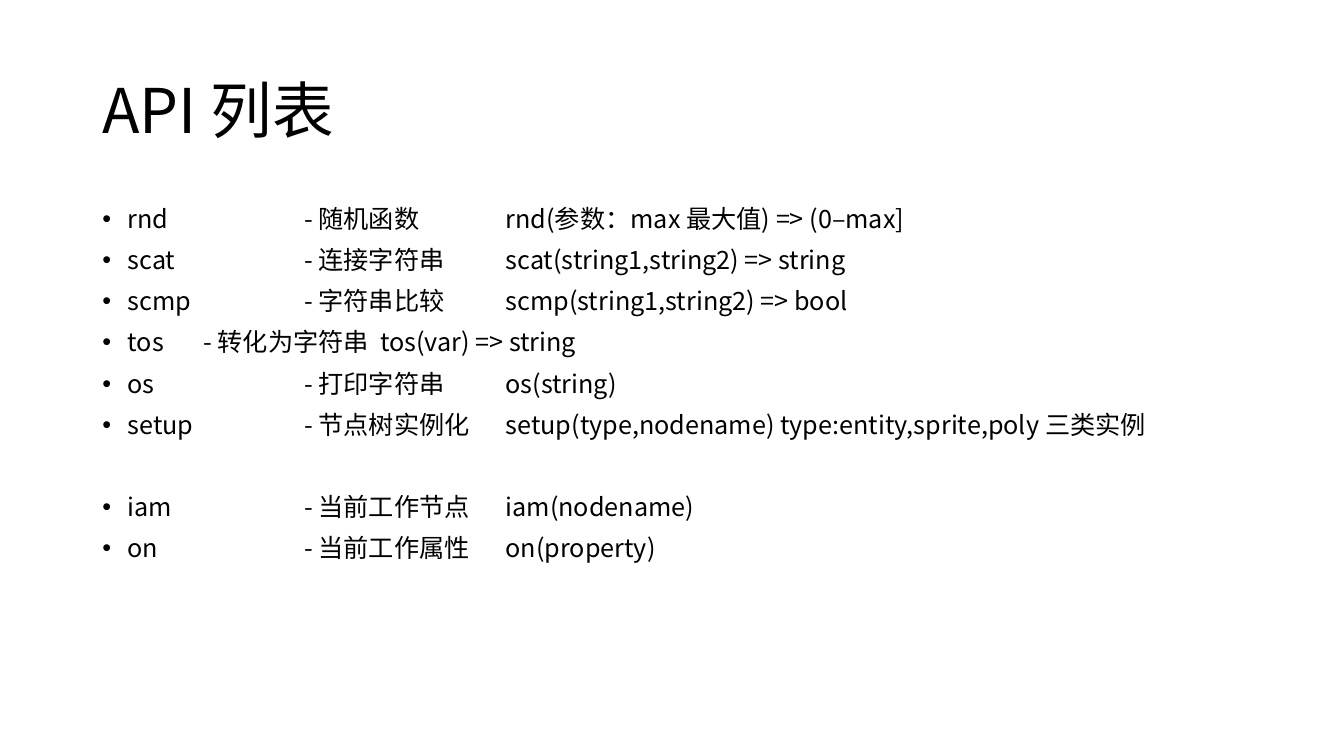
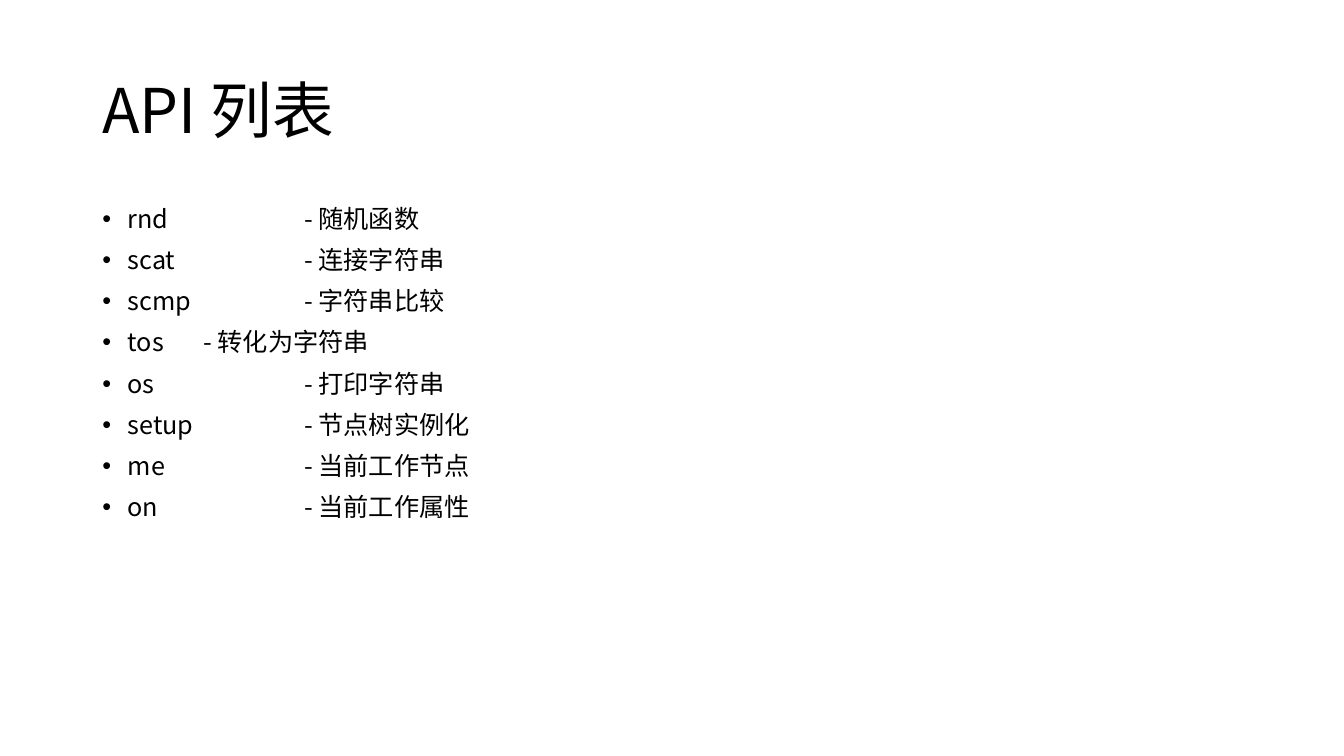
Before and after one commit to panguojun/.PHG., a slide deck: slide 18 of PHG语法手册.pptx (slide 14 before the commit). Drawn at 1344x756 pixels with LibreOffice and Linux fonts; fonts in the diff are those of the drawing. Boxes give left, top, right and bottom in pixels: in the first picture for what was removed or moved away, otherwise in the second. Text is boxed around its words. In the diff, an @@ line names an element or a change of style, - is before the commit and + after.

```diff
--- a/PHG语法手册.pptx
+++ b/PHG语法手册.pptx
@@ text at (x1=128, y1=206, x2=469, y2=518): text changed @@
-• rnd - 随机函数 rnd(参数：max 最大值) => (0–max]
-• scat - 连接字符串 scat(string1,string2) => string
-• scmp - 字符串比较 scmp(string1,string2) => bool
-• tos - 转化为字符串 tos(var) => string
-• os - 打印字符串 os(string)
-• setup - 节点树实例化 setup(type,nodename) type:entity,sprite,poly 三类实例
-• iam - 当前工作节点 iam(nodename)
-• on - 当前工作属性 on(property)
+• rnd - 随机函数
+• scat - 连接字符串
+• scmp - 字符串比较
+• tos - 转化为字符串
+• os - 打印字符串
+• setup - 节点树实例化
+• me - 当前工作节点
+• on - 当前工作属性
```
Also in this commit, not shown: 3 other slides changed, 5 slides added, 1 slide removed.
